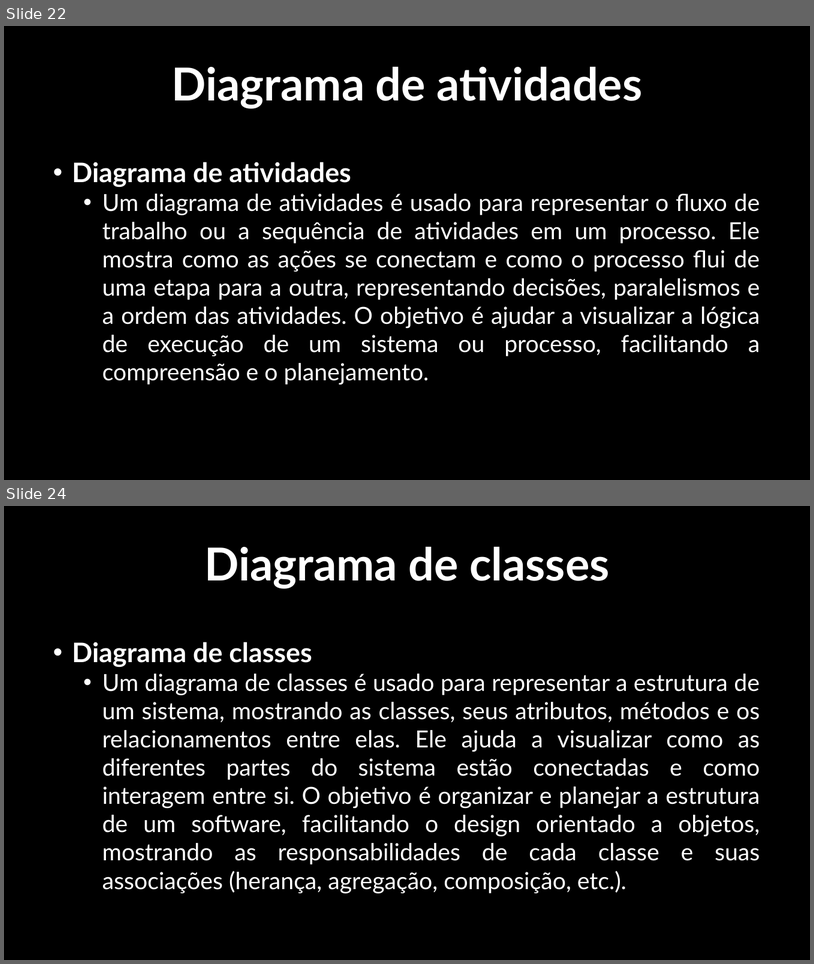
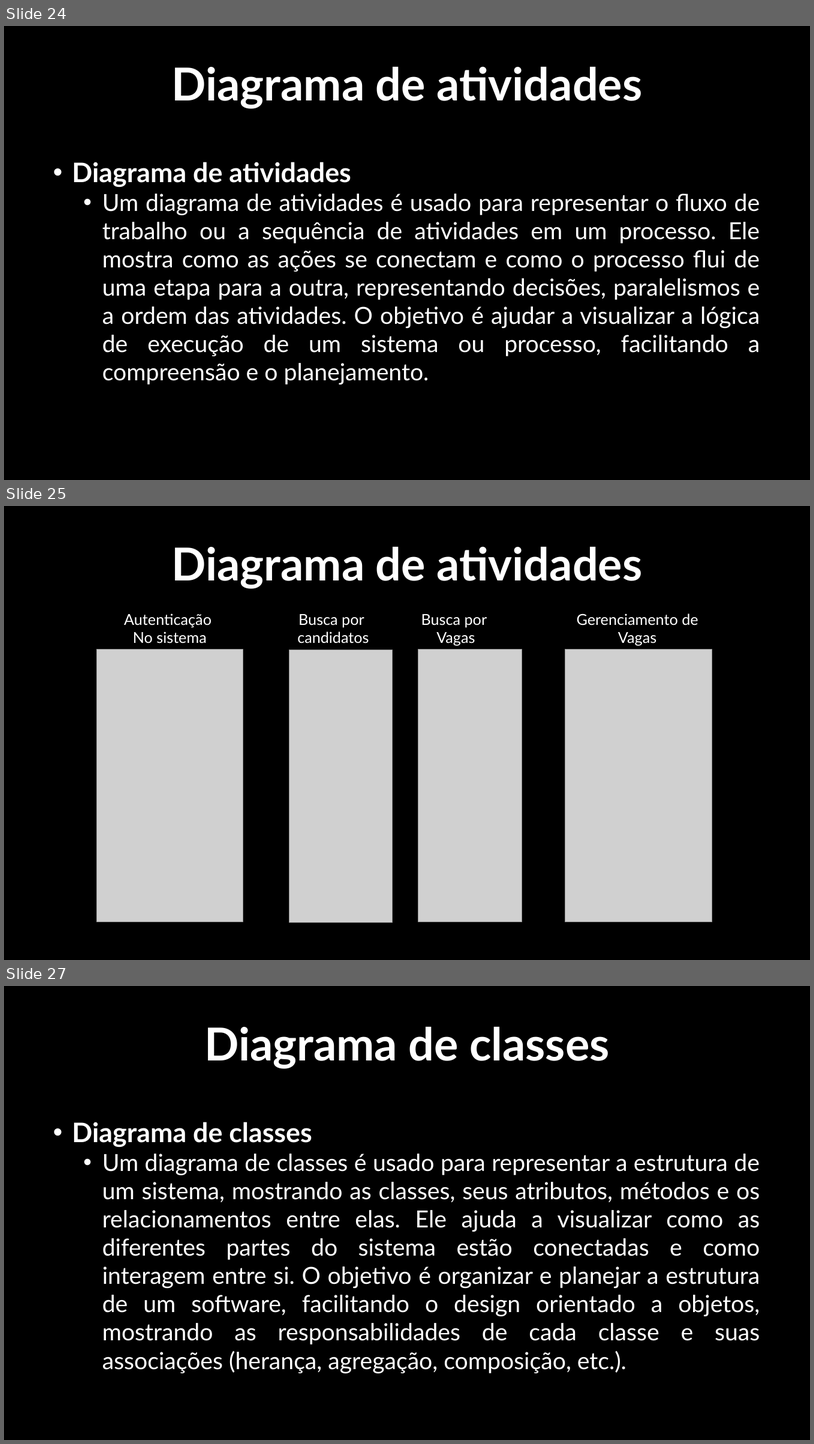
Before and after one commit to kaykymatos/analise-e-projeto-de-sistema-2, a slide deck: ProjetoDesenvolvidoPeloGrupo/Apresentação.pptx. Shown one above the other, each under a label of ours: slides 22 and 24 before the commit, slides 24, 25 and 27 after it; the slides between them are not shown. The pictures are 814x964 and 814x1444 pixels, drawn with LibreOffice and Linux fonts; fonts in the diff are those of the drawing; grey boxes stand for pictures; background and template pictures are left out. Boxes give left, top, right and bottom in pixels: in the first picture for what was removed or moved away, otherwise in the second. Text is boxed around its words. In the diff, an @@ line names an element or a change of style, - is before the commit and + after.

```diff
--- a/ProjetoDesenvolvidoPeloGrupo/Apresentação.pptx
+++ b/ProjetoDesenvolvidoPeloGrupo/Apresentação.pptx
@@ slide 25 added at <box>4,506,810,960</box>, background picture (left out) @@
@@ text added at <box>171,546,642,589</box>, 54 pt, text #FFFFFF, bold @@
+Diagrama de atividades
@@ text added at <box>124,613,212,643</box>, 18 pt, text #FFFFFF @@
+Autenticação
+No sistema
@@ text added at <box>577,613,698,646</box>, 18 pt, text #FFFFFF @@
+Gerenciamento de
+Vagas
@@ text added at <box>297,614,369,643</box>, 18 pt, text #FFFFFF @@
+Busca por
+candidatos
@@ text added at <box>422,614,488,646</box>, 18 pt, text #FFFFFF @@
+Busca por
+Vagas
@@ picture added at <box>96,649,243,922</box> @@
@@ picture added at <box>419,649,522,922</box> @@
@@ picture added at <box>566,649,713,922</box> @@
@@ picture added at <box>290,650,393,922</box> @@
@@ what was slide 22 is now slide 24 @@
@@ what was slide 24 is now slide 27 @@
```
Also in this commit, not shown: 4 slides changed, 18 other slides added, 2 slides removed, 50 other files.
